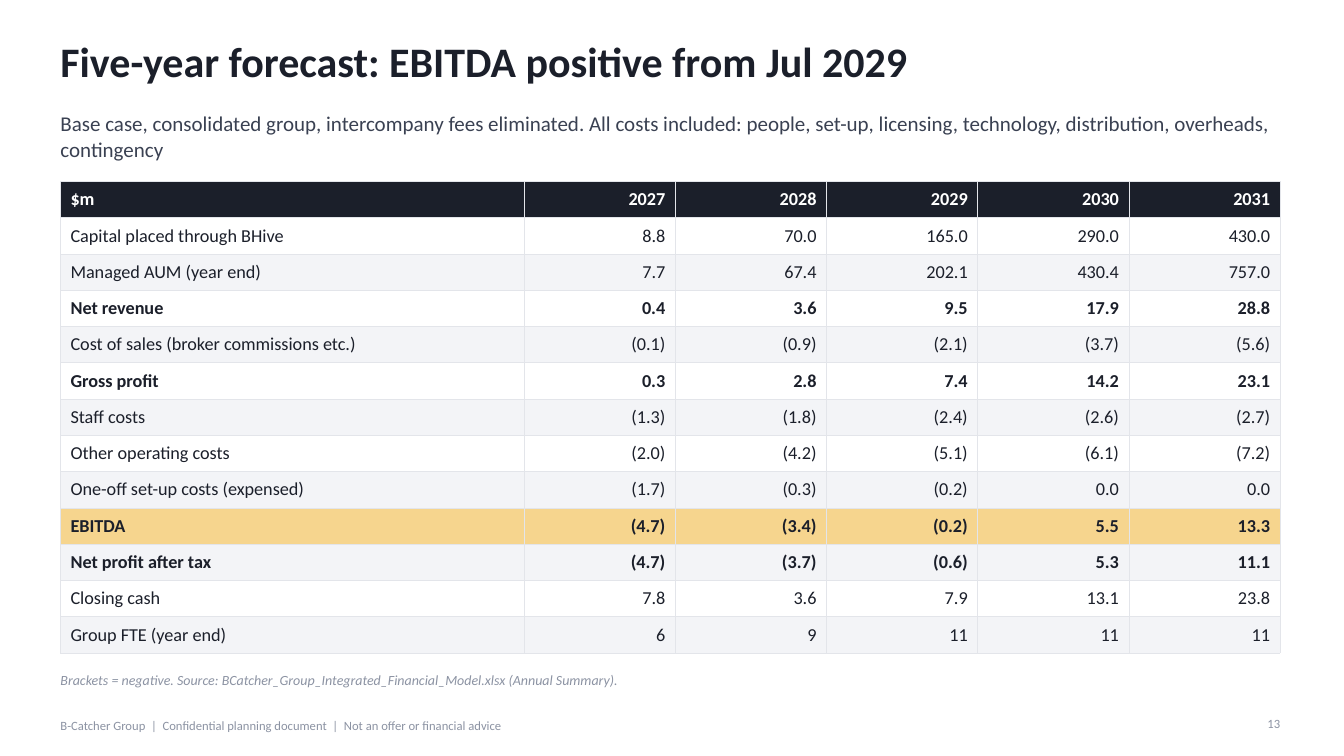
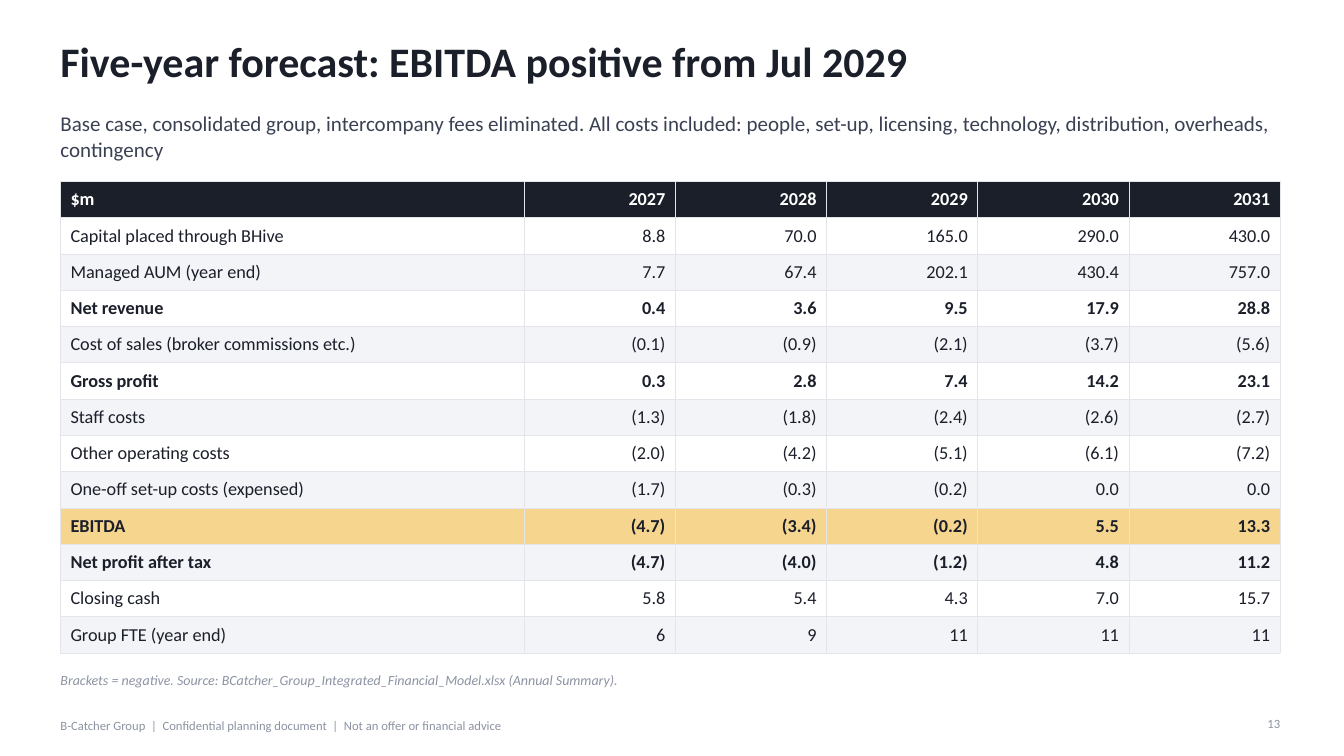
Before and after one commit to SimonQTangible/github-slideshow, a slide deck: slide 13 of bcatcher-group/BCatcher_Group_Investor_Deck_v10.pptx. Drawn at 1344x756 pixels with LibreOffice and Linux fonts; fonts in the diff are those of the drawing. Boxes give left, top, right and bottom in pixels: in the first picture for what was removed or moved away, otherwise in the second. Text is boxed around its words. In the diff, an @@ line names an element or a change of style, - is before the commit and + after.

```diff
--- a/bcatcher-group/BCatcher_Group_Investor_Deck_v10.pptx
+++ b/bcatcher-group/BCatcher_Group_Investor_Deck_v10.pptx
@@ table at (60, 181, 1280, 648) @@
-row 11: Net profit after tax | (4.7) | (3.7) | (0.6) | 5.3 | 11.1
+row 11: Net profit after tax | (4.7) | (4.0) | (1.2) | 4.8 | 11.2
-row 12: Closing cash | 7.8 | 3.6 | 7.9 | 13.1 | 23.8
+row 12: Closing cash | 5.8 | 5.4 | 4.3 | 7.0 | 15.7
```
Also in this commit, not shown: 7 other slides changed, 28 other files.
